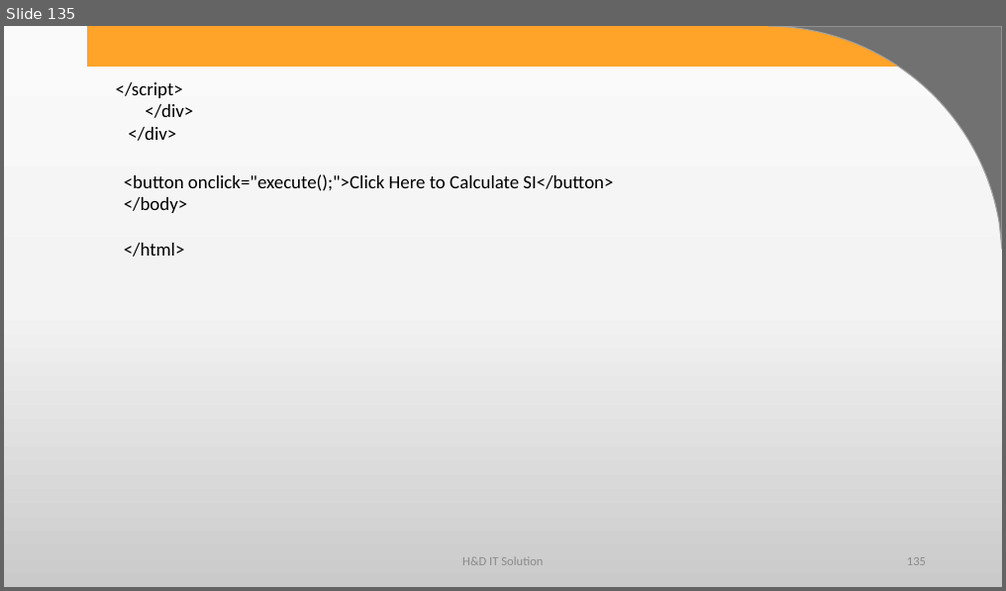
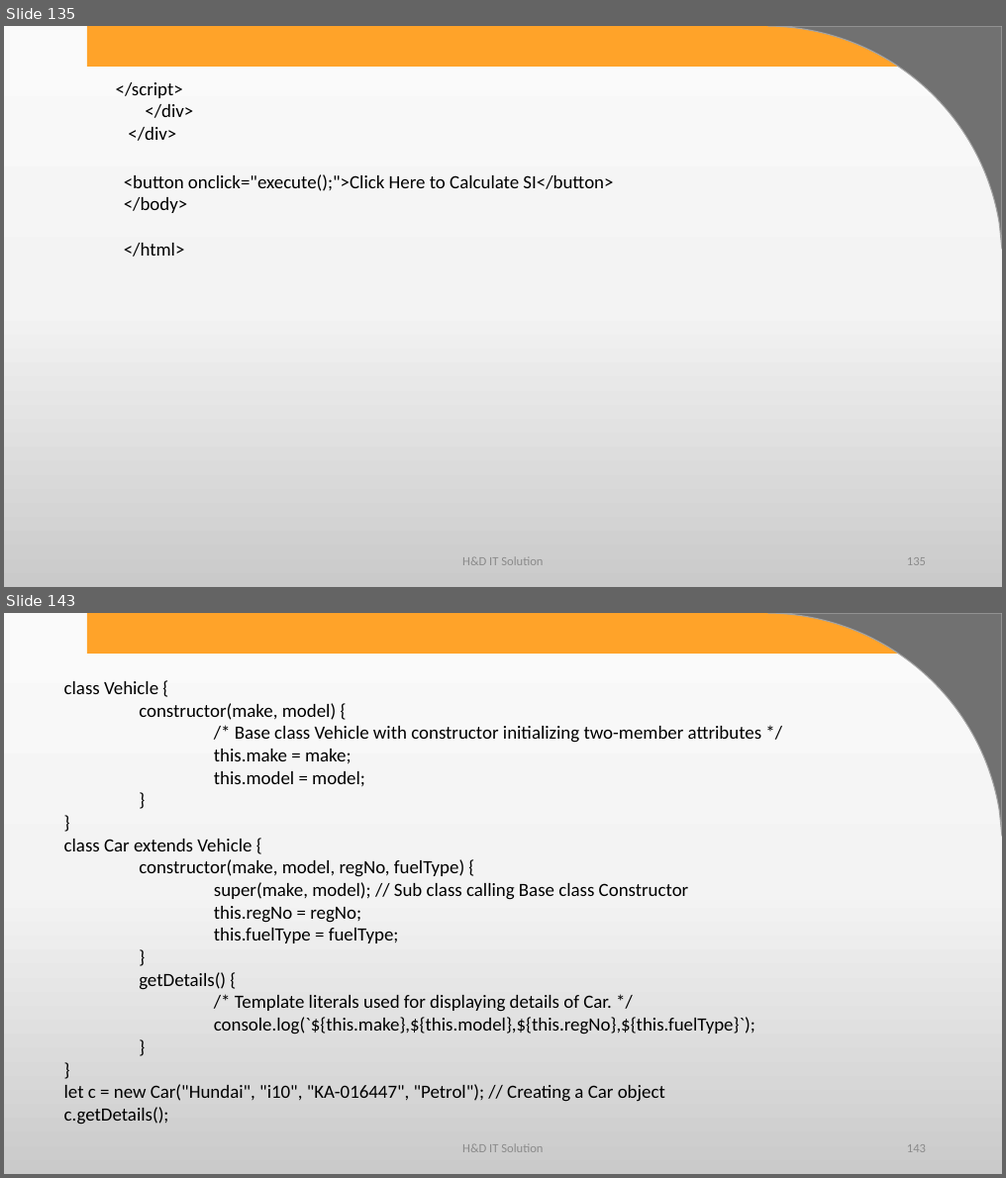
Before and after one commit to harshadasawant/javascript, a slide deck: ppt/JavaScript.pptx. Shown one above the other, each under a label of ours: slide 135 before the commit, slides 135 and 143 after it; the slides between them are not shown. The pictures are 1006x591 and 1006x1178 pixels, drawn with LibreOffice and Linux fonts; fonts in the diff are those of the drawing; background and template pictures are left out. Boxes give left, top, right and bottom in pixels: in the first picture for what was removed or moved away, otherwise in the second. Text is boxed around its words. In the diff, an @@ line names an element or a change of style, - is before the commit and + after.

Commit message:
exception class inheritance objects

```diff
--- a/ppt/JavaScript.pptx
+++ b/ppt/JavaScript.pptx
@@ slide 143 added at (4, 613, 1002, 1174), background gradient #FBFBFB to #F4F4F4 to #CBCBCB; not listed: 2 template elements that a slide beside it also shows @@
@@ text added at (64, 681, 762, 1125), 18 pt, text #000000 @@
+class Vehicle {
+constructor(make, model) {
+/* Base class Vehicle with constructor initializing two-member attributes */
+this.make = make;
+this.model = model;
+}
+}
+class Car extends Vehicle {
+constructor(make, model, regNo, fuelType) {
+super(make, model); // Sub class calling Base class Constructor
+this.regNo = regNo;
+this.fuelType = fuelType;
+}
+getDetails() {
+/* Template literals used for displaying details of Car. */
+console.log(`${this.make},${this.model},${this.regNo},${this.fuelType}`);
+}
+}
+let c = new Car("Hundai", "i10", "KA-016447", "Petrol"); // Creating a Car object
+c.getDetails();
@@ text added at (462, 1145, 543, 1153), 12 pt, text #8C8C8C @@
+H&D IT Solution
@@ page number added at (907, 1145, 926, 1153), 12 pt, text #8C8C8C @@
+143
```
Also in this commit, not shown: 34 other slides added, 2 other files.
